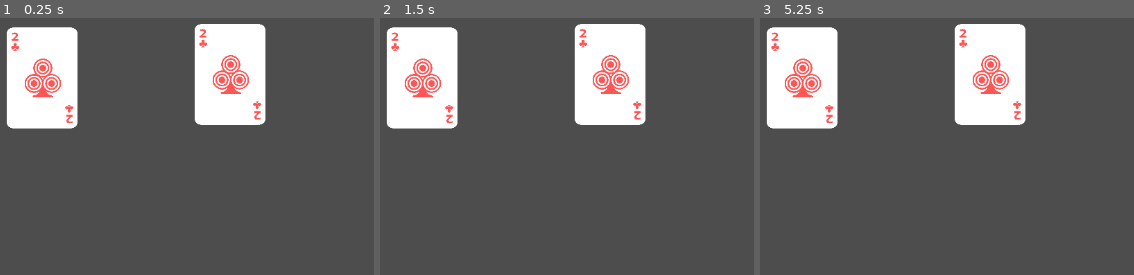
Above: before the commit, frames 1-3 (left to right).
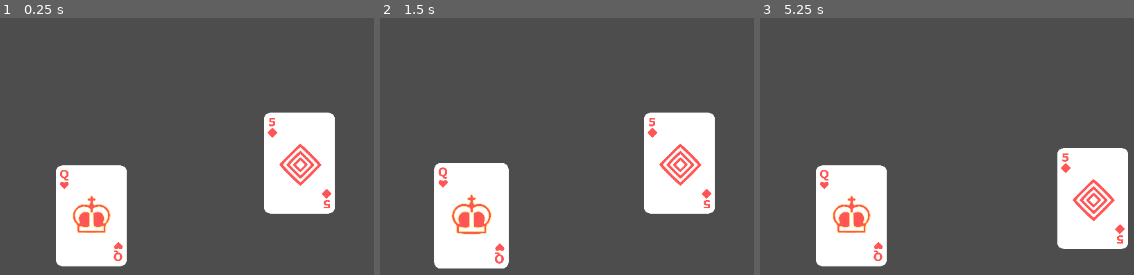
Above: after the commit, the same moments.

Repository: UsamahThani/Godot-Tutorial
Game: Godot game, scene res://scenes/main.tscn
Same seed, same stepped clock (60 frames per second), same inputs: the game is played once before the commit and once after it.
Inputs (mouse positions are in pixels of both pictures, inside the frame that each line leads up to):
- Up to frame 1 (0.25 s): no input
- Up to frame 2 (1.5 s): tap Enter at 0.5 s; move the mouse to (outside the picture) at 0.52 s; click (outside the picture) at 0.67 s; tap Space at 1.25 s; drag from (510, 221) to (421, 77) at 1.27 s
- Up to frame 3 (5.25 s): tap Enter at 2, 3.5 s; move the mouse to (1133, 100) at 2.02 s; click (1133, 100) at 2.17 s; tap Space at 2.75, 4.25 s; drag from (outside the picture) to (991, 74) at 2.77 s; move the mouse to (outside the picture) at 3.52 s; click (outside the picture) at 3.67 s; drag from (812, 131) to (991, 74) at 4.27 s; move the mouse to (1092, 197) at 5.02 s; click (1092, 197) at 5.17 s

The runs differ from the first frame. In frame 1, 30% of the frame differs, in the area x 1-90%, y 2-97%; in frame 2, 31%, in the area x 1-90%, y 2-98%; in frame 3, 30%.

Commit message:
tutor 2 and 3

Diff:
--- a/scenes/card.tscn
+++ b/scenes/card.tscn
@@ -1,18 +1,23 @@
-[gd_scene load_steps=3 format=3 uid="uid://cxlxa7tvhklkn"]
+[gd_scene load_steps=4 format=3 uid="uid://cxlxa7tvhklkn"]
 
-[ext_resource type="Texture2D" uid="uid://bej43gegic8qk" path="res://assets/white/Clovers_2_white.png" id="1_40iha"]
+[ext_resource type="Script" path="res://scripts/card.gd" id="1_l2gs4"]
+[ext_resource type="Texture2D" uid="uid://d1r07jaksyxn5" path="res://assets/white/Pikes_A_white.png" id="2_u08ap"]
 
 [sub_resource type="RectangleShape2D" id="RectangleShape2D_jwymr"]
 size = Vector2(102, 146)
 
 [node name="Card" type="Node2D"]
+script = ExtResource("1_l2gs4")
 
 [node name="Sprite2D" type="Sprite2D" parent="."]
 position = Vector2(0, 9.53674e-07)
 scale = Vector2(0.156107, 0.156107)
-texture = ExtResource("1_40iha")
+texture = ExtResource("2_u08ap")
 
 [node name="Area2D" type="Area2D" parent="."]
 
 [node name="CollisionShape2D" type="CollisionShape2D" parent="Area2D"]
 shape = SubResource("RectangleShape2D_jwymr")
+
+[connection signal="mouse_entered" from="Area2D" to="." method="_on_area_2d_mouse_entered"]
+[connection signal="mouse_exited" from="Area2D" to="." method="_on_area_2d_mouse_exited"]
--- a/scenes/main.tscn
+++ b/scenes/main.tscn
@@ -9,7 +9,7 @@
 script = ExtResource("1_2cy4k")
 
 [node name="Card" parent="CardManager" instance=ExtResource("2_m65nq")]
-position = Vector2(215, 150)
+position = Vector2(286, 349)
 
 [node name="Card2" parent="CardManager" instance=ExtResource("2_m65nq")]
-position = Vector2(486, 145)
+position = Vector2(586, 273)
--- /dev/null
+++ b/scripts/card.gd
@@ -0,0 +1,40 @@
+extends Node2D
+
+signal hover_in
+signal hover_out
+@onready var sprite_2d: Sprite2D = $Sprite2D
+
+# Called when the node enters the scene tree for the first time.
+func _ready() -> void:
+	# set random card for sprite2D
+	set_random_texture()
+	# All card must be a child of CardManager
+	get_parent().connect_card_signals(self)
+
+# Called every frame. 'delta' is the elapsed time since the previous frame.
+func _process(delta: float) -> void:
+	pass
+
+func _on_area_2d_mouse_entered() -> void:
+	emit_signal("hover_in", self)
+
+func _on_area_2d_mouse_exited() -> void:
+	emit_signal("hover_out", self)
+
+func set_random_texture():
+	var folder_path = "res://assets/white/"
+	var files = DirAccess.get_files_at(folder_path)
+	# Filter only PNG files
+	var png_files: Array = []
+
+	for name in files:
+		if name.to_lower().ends_with(".png"):
+			png_files.append(name)
+
+	if png_files.is_empty():
+		push_warning("No PNG files found in: " + folder_path)
+		return
+
+	var random_file = png_files[randi() % png_files.size()]
+	var texture_path = folder_path + random_file
+	sprite_2d.texture = load(texture_path)
--- a/scripts/card_manager.gd
+++ b/scripts/card_manager.gd
@@ -3,6 +3,7 @@
 const COLLISION_MASK_CARD = 1
 var screen_size
 var card_being_dragged
+var is_hovering_on_card
 
 # Called when the node enters the scene tree for the first time.
 func _ready() -> void:
@@ -18,13 +19,13 @@
 func _input(event):
 	if event is InputEventMouseButton and event.button_index == MOUSE_BUTTON_LEFT:
 		if event.is_pressed():
-			print("Left Click")
 			# Raycast check for the card
 			var card = raycast_check_for_card()
 			if card:
-				card_being_dragged = card
+				start_drag(card)
 		else:
-			card_being_dragged = null
+			if card_being_dragged:
+				finish_drag()
 
 func raycast_check_for_card():
 	var space_state = get_world_2d().direct_space_state
@@ -34,5 +35,58 @@
 	parameters.collision_mask = COLLISION_MASK_CARD
 	var result = space_state.intersect_point(parameters)
 	if result.size() > 0:
-		return result[0].collider.get_parent()
+		#return result[0].collider.get_parent()
+		return get_card_with_highest_z_index(result)
 	return null
+
+func get_card_with_highest_z_index(cards):
+	var highest_z_card = cards[0].collider.get_parent()
+	var highest_z_index = highest_z_card.z_index
+
+	# Loop through the rest of the cards checjing for a higer z index
+	for i in range(1, cards.size()):
+		var current_card = cards[i].collider.get_parent()
+		if current_card.z_index > highest_z_index:
+			highest_z_card = current_card
+			highest_z_index = current_card.z_index
+	return highest_z_card
+
+func connect_card_signals(card):
+	card.connect("hover_in", on_hovered_in_card)
+	card.connect("hover_out", on_hovered_out_card)
+
+func on_hovered_in_card(card):
+	if !is_hovering_on_card:
+		highlight_card(card, true)
+
+func on_hovered_out_card(card):
+	highlight_card(card, false)
+	# Check if hovered off card straight on to another card
+	var new_card_hovered = raycast_check_for_card()
+	if new_card_hovered:
+		highlight_card(new_card_hovered, true)
+	else:
+		is_hovering_on_card = false
+
+func highlight_card(card, hovered):
+	#var t = get_tree().create_tween()
+	if hovered:
+		card.scale = Vector2(1.05, 1.05)
+		card.z_index = 2
+		#card.modulate = "#16a5ed"
+		#t.tween_property(card, "scale", Vector2(1.05, 1.05), 0.15)
+		#t.tween_property(card, "modulate", Color("#16a5ed"), 0.15)
+	else:
+		card.scale = Vector2(1, 1)
+		card.z_index = 1
+		#card.modulate = "#fff"
+		#t.tween_property(card, "scale", Vector2(1, 1), 0.15)
+		#t.tween_property(card, "modulate", Color("#fff"), 0.15)
+
+func start_drag(card):
+	card_being_dragged = card
+	card.scale = Vector2(1, 1)
+
+func finish_drag():
+	card_being_dragged = Vector2(1.05, 1.05)
+	card_being_dragged = null
